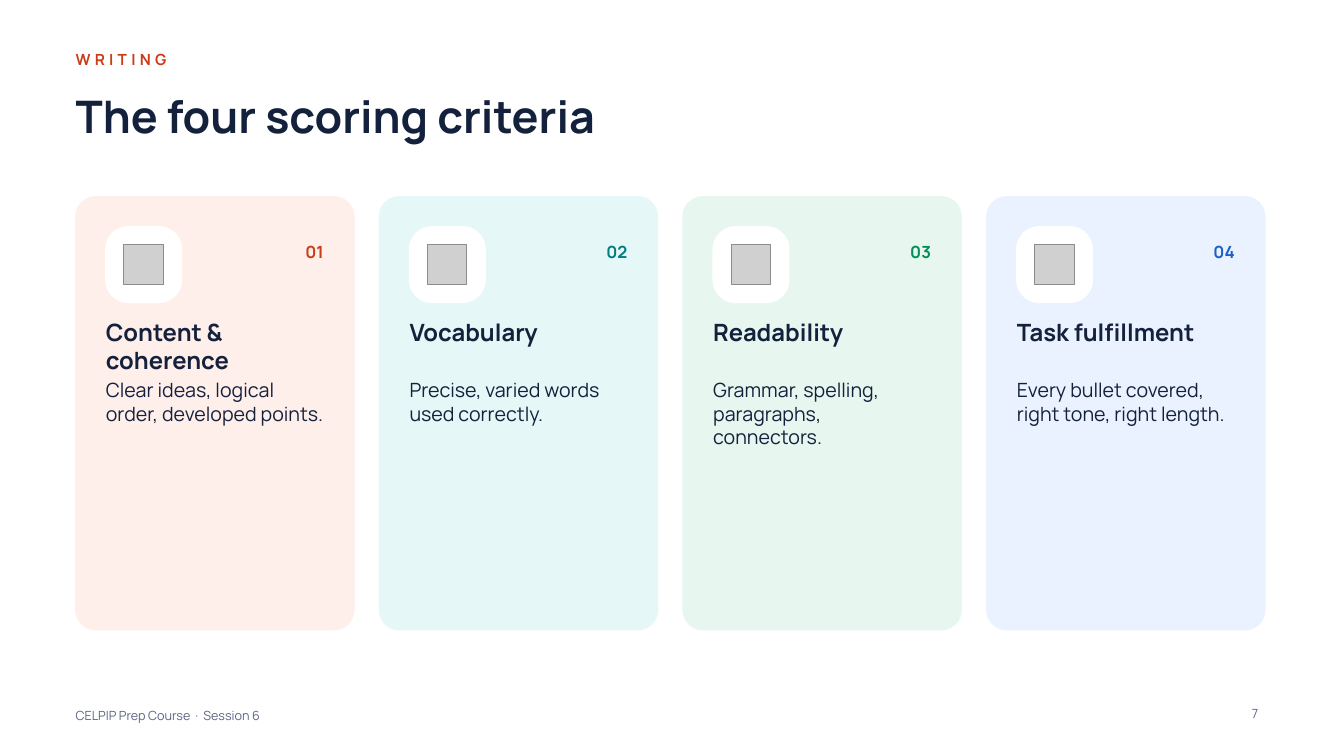
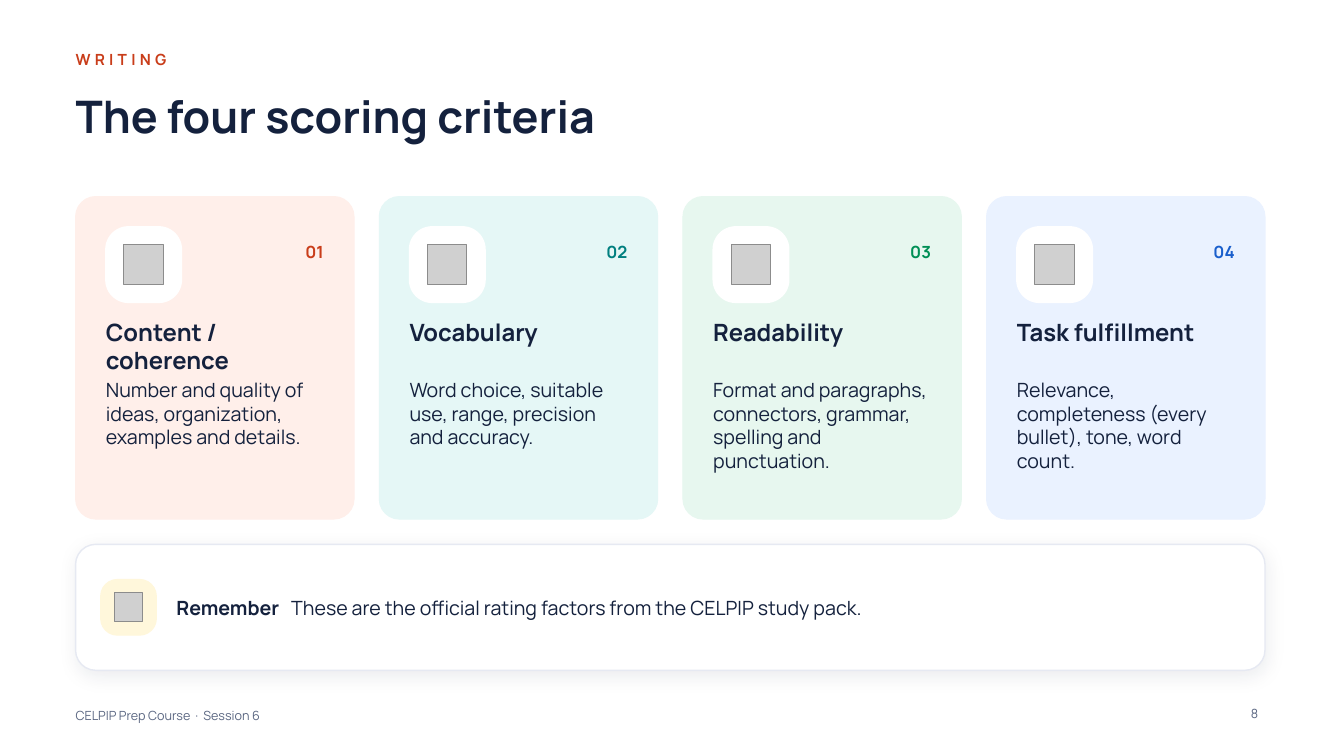
Before and after one commit to learnovateqa/The_English_Academy_CELPIP, a slide deck: slide 8 of decks/session-06.pptx (slide 7 before the commit). Drawn at 1344x756 pixels with LibreOffice and Linux fonts; fonts in the diff are those of the drawing; grey boxes stand for pictures. Boxes give left, top, right and bottom in pixels: in the first picture for what was removed or moved away, otherwise in the second. Text is boxed around its words. In the diff, an @@ line names an element or a change of style, - is before the commit and + after.

```diff
--- a/decks/session-06.pptx
+++ b/decks/session-06.pptx
@@ rounded rectangle: place and size @@
-rounded rectangle at bbox=[76, 197, 354, 630]
+rounded rectangle at bbox=[76, 197, 354, 519]
@@ rounded rectangle: place and size @@
-rounded rectangle at bbox=[379, 197, 657, 630]
+rounded rectangle at bbox=[379, 197, 657, 519]
@@ rounded rectangle: place and size @@
-rounded rectangle at bbox=[684, 197, 962, 630]
+rounded rectangle at bbox=[684, 197, 962, 519]
@@ rounded rectangle: place and size @@
-rounded rectangle at bbox=[987, 197, 1265, 630]
+rounded rectangle at bbox=[987, 197, 1265, 519]
@@ text at bbox=[106, 323, 229, 370]: text changed @@
-Content & coherence
+Content / coherence
@@ text at bbox=[106, 382, 304, 449]: text changed @@
-Clear ideas, logical order, developed points.
+Number and quality of ideas, organization, examples and details.
@@ text at bbox=[410, 382, 603, 449]: text changed @@
-Precise, varied words used correctly.
+Word choice, suitable use, range, precision and accuracy.
@@ text at bbox=[713, 383, 927, 473]: text changed @@
-Grammar, spelling, paragraphs, connectors.
+Format and paragraphs, connectors, grammar, spelling and punctuation.
@@ text at bbox=[1017, 382, 1207, 469]: text changed @@
-Every bullet covered, right tone, right length.
+Relevance, completeness (every bullet), tone, word count.
@@ rounded rectangle added at bbox=[76, 544, 1265, 670], fill #FFFFFF, outline #E6E9F2 1 pt @@
@@ rounded rectangle added at bbox=[101, 580, 156, 635], fill #FFF7DB, outline #FFF7DB 1 pt @@
@@ picture added at bbox=[114, 593, 143, 622] @@
@@ text added at bbox=[176, 600, 861, 620], 14 pt, text #14213D @@
+Remember These are the official rating factors from the CELPIP study pack.
@@ page number at bbox=[1251, 708, 1258, 718]: text changed @@
-7
+8
```
Also in this commit, not shown: 6 other slides changed, 2 slides added, 2 other files.
